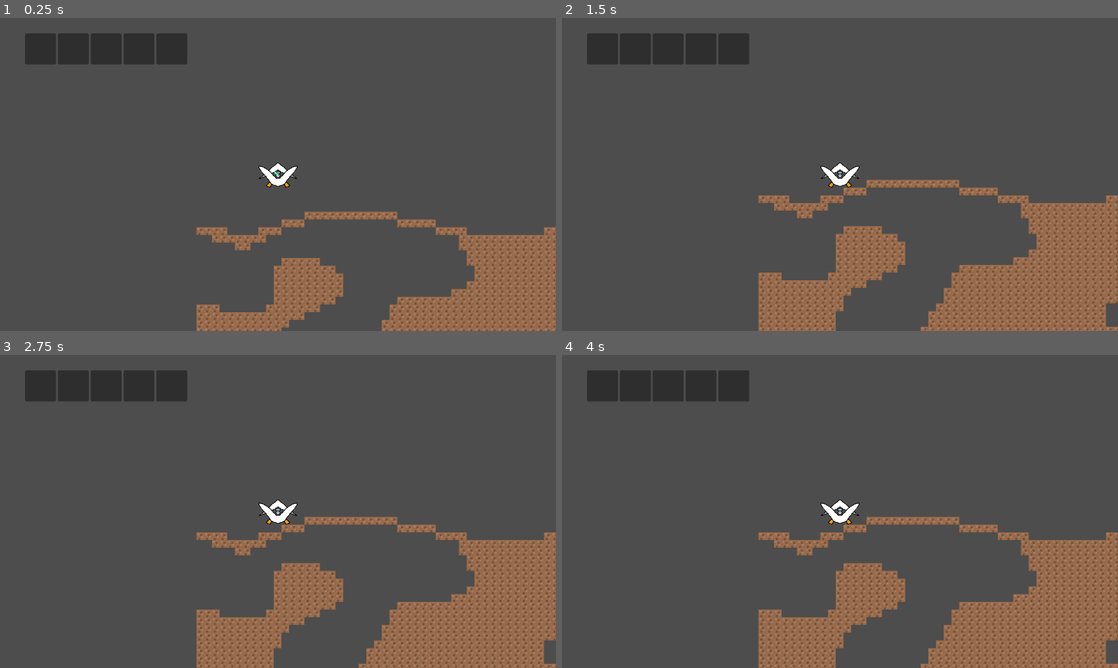
Above: before the commit, frames 1-4 (two rows, left to right).
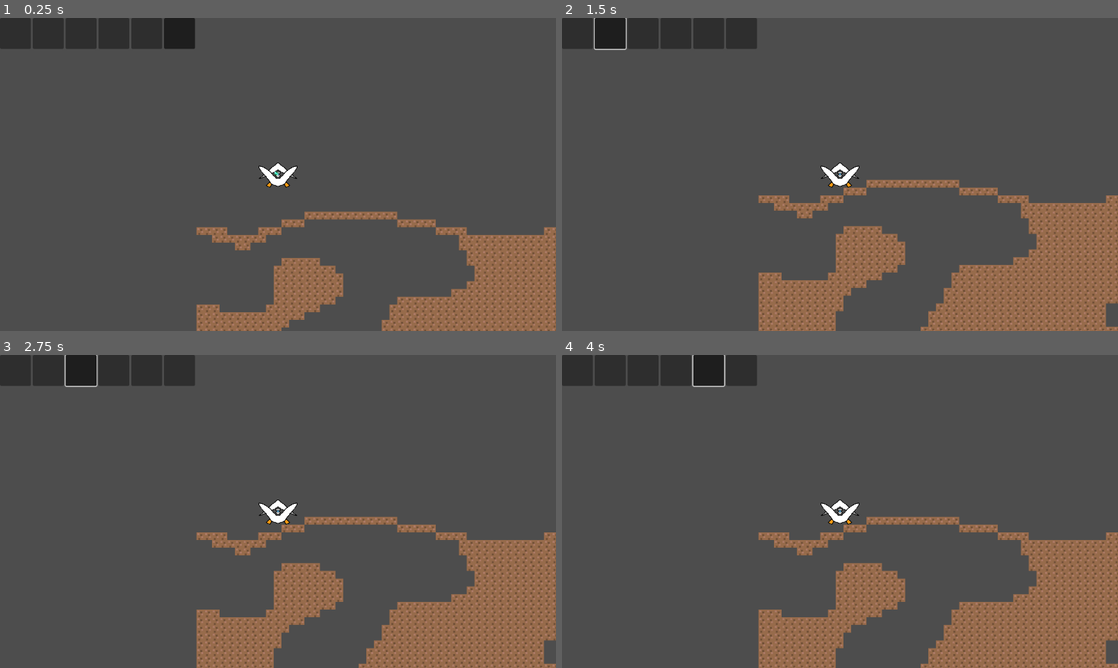
Above: after the commit, the same moments.

Repository: milana-94888u/curiostray
Game: Godot game, scene res://src/scenes/world.tscn
The game is run twice, just before and just after one commit, with the same random seed, the same clock (stepped at 60 frames per second) and the same inputs. The engine's default icon, where the game draws it, is replaced by a stand-in: a white triangle on a blue panel in a dark square.
Inputs (mouse positions are in pixels of both pictures, inside the frame that each line leads up to):
- Up to frame 1 (0.25 s): no input
- Up to frame 2 (1.5 s): click (578, 33) at 0.5 s, where only the run after the commit has a clickable "8"; click (612, 33) at 1.25 s, where only the run after the commit has a clickable "8"
- Up to frame 3 (2.75 s): click (83, 370) at 2 s, where only the run after the commit has a clickable "8"
- Up to frame 4 (4 s): click (673, 370) at 2.75 s, where only the run after the commit has a clickable "8"; click (706, 370) at 3.5 s, where only the run after the commit has a clickable "8"

The runs differ from the first frame. In frame 1, 3.3% of the frame differs, in the area x 0-36%, y 0-15%; in frame 2, 3.3%; in frame 3, 3.4%, in the area x 0-35%, y 0-15%; in frame 4, 3.4%.

Commit message:
prepare hot panel scene

Diff:
--- a/src/scenes/player/player.gd
+++ b/src/scenes/player/player.gd
@@ -14,8 +14,7 @@
 			return
 		if not inventory.changed.is_connected(change_inventory):
 			inventory.changed.connect(change_inventory)
-		for i in 5:
-			$CanvasLayer/HBoxContainer.get_child(i).inventory_slot = inventory.slots[i]
+		$CanvasLayer/HotPanel.set_inventory(inventory)
 
 
 func change_inventory() -> void:
--- a/src/scenes/player/player.tscn
+++ b/src/scenes/player/player.tscn
@@ -5,7 +5,7 @@
 [ext_resource type="Script" path="res://src/resources/inventory/inventory.gd" id="2_mhhbj"]
 [ext_resource type="PackedScene" uid="uid://dtbnv1364eg4o" path="res://src/scenes/player/drill_ray.tscn" id="3_14438"]
 [ext_resource type="Script" path="res://src/resources/inventory/inventory_slot.gd" id="3_jm1qi"]
-[ext_resource type="PackedScene" uid="uid://krc0gf8sc4ys" path="res://src/scenes/ui/inventory/slot.tscn" id="6_ikkxk"]
+[ext_resource type="PackedScene" uid="uid://chxwmogoksl6x" path="res://src/scenes/ui/player/hot_panel.tscn" id="6_yytbf"]
 
 [sub_resource type="Resource" id="Resource_ydl8i"]
 script = ExtResource("3_jm1qi")
@@ -54,23 +54,4 @@
 
 [node name="CanvasLayer" type="CanvasLayer" parent="."]
 
-[node name="HBoxContainer" type="HBoxContainer" parent="CanvasLayer"]
-offset_left = 52.0
-offset_top = 32.0
-offset_right = 92.0
-offset_bottom = 72.0
-
-[node name="Slot" parent="CanvasLayer/HBoxContainer" instance=ExtResource("6_ikkxk")]
-layout_mode = 2
-
-[node name="Slot2" parent="CanvasLayer/HBoxContainer" instance=ExtResource("6_ikkxk")]
-layout_mode = 2
-
-[node name="Slot3" parent="CanvasLayer/HBoxContainer" instance=ExtResource("6_ikkxk")]
-layout_mode = 2
-
-[node name="Slot4" parent="CanvasLayer/HBoxContainer" instance=ExtResource("6_ikkxk")]
-layout_mode = 2
-
-[node name="Slot5" parent="CanvasLayer/HBoxContainer" instance=ExtResource("6_ikkxk")]
-layout_mode = 2
+[node name="HotPanel" parent="CanvasLayer" instance=ExtResource("6_yytbf")]
--- a/src/scenes/ui/inventory/slot.gd
+++ b/src/scenes/ui/inventory/slot.gd
@@ -1,5 +1,5 @@
 class_name Slot
-extends PanelContainer
+extends Button
 
 
 @export var inventory_slot: InventorySlot:
--- a/src/scenes/ui/inventory/slot.tscn
+++ b/src/scenes/ui/inventory/slot.tscn
@@ -2,17 +2,24 @@
 
 [ext_resource type="Script" path="res://src/scenes/ui/inventory/slot.gd" id="1_6vsl0"]
 
-[node name="Slot" type="PanelContainer"]
+[node name="Slot" type="Button"]
 custom_minimum_size = Vector2(64, 64)
 offset_right = 40.0
 offset_bottom = 40.0
+focus_mode = 1
+toggle_mode = true
 script = ExtResource("1_6vsl0")
 
 [node name="TextureRect" type="TextureRect" parent="."]
 layout_mode = 2
+offset_right = 64.0
+offset_bottom = 64.0
 
 [node name="Label" type="Label" parent="."]
 layout_mode = 2
+offset_left = 50.0
+offset_right = 64.0
+offset_bottom = 64.0
 size_flags_horizontal = 8
 size_flags_vertical = 1
 theme_override_font_sizes/font_size = 24
--- /dev/null
+++ b/src/scenes/ui/player/drill_slot.tscn
@@ -0,0 +1,8 @@
+[gd_scene format=3 uid="uid://b11bn5k3khnnk"]
+
+[node name="DrillSlot" type="Button"]
+custom_minimum_size = Vector2(64, 64)
+offset_right = 8.0
+offset_bottom = 8.0
+focus_mode = 1
+toggle_mode = true
--- /dev/null
+++ b/src/scenes/ui/player/hot_panel.gd
@@ -0,0 +1,32 @@
+extends HBoxContainer
+
+
+signal set_usable_slot(slot: InventorySlot)
+signal set_drill
+
+
+var button_group := ButtonGroup.new()
+
+
+# Called when the node enters the scene tree for the first time.
+func _ready() -> void:
+	for slot in get_children():
+		slot = slot as Button
+		slot.button_group = button_group
+		if slot is Slot:
+			slot.pressed.connect(select_slot.bind(slot))
+		else:
+			slot.button_pressed = true
+
+
+func select_slot(slot: Slot) -> void:
+	set_usable_slot.emit(slot.inventory_slot)
+
+
+func select_drill_slot() -> void:
+	set_drill.emit()
+
+
+func set_inventory(inventory: Inventory) -> void:
+	for i in 5:
+		get_child(i).inventory_slot = inventory.slots[i]
--- a/src/scenes/ui/player/hot_panel.tscn
+++ b/src/scenes/ui/player/hot_panel.tscn
@@ -1,14 +1,20 @@
-[gd_scene load_steps=2 format=3 uid="uid://chxwmogoksl6x"]
+[gd_scene load_steps=5 format=3 uid="uid://chxwmogoksl6x"]
 
+[ext_resource type="Script" path="res://src/scenes/ui/player/hot_panel.gd" id="1_bpa8r"]
 [ext_resource type="PackedScene" uid="uid://krc0gf8sc4ys" path="res://src/scenes/ui/inventory/slot.tscn" id="1_bs1fg"]
+[ext_resource type="PackedScene" uid="uid://b11bn5k3khnnk" path="res://src/scenes/ui/player/drill_slot.tscn" id="3_m5t7f"]
+
+[sub_resource type="ButtonGroup" id="ButtonGroup_q3old"]
 
 [node name="HotPanel" type="HBoxContainer"]
 custom_minimum_size = Vector2(320, 64)
 offset_right = 8.0
 offset_bottom = 8.0
+script = ExtResource("1_bpa8r")
 
 [node name="Slot" parent="." instance=ExtResource("1_bs1fg")]
 layout_mode = 2
+button_group = SubResource("ButtonGroup_q3old")
 
 [node name="Slot2" parent="." instance=ExtResource("1_bs1fg")]
 layout_mode = 2
@@ -21,3 +27,6 @@
 
 [node name="Slot5" parent="." instance=ExtResource("1_bs1fg")]
 layout_mode = 2
+
+[node name="DrillSlot" parent="." instance=ExtResource("3_m5t7f")]
+layout_mode = 2
